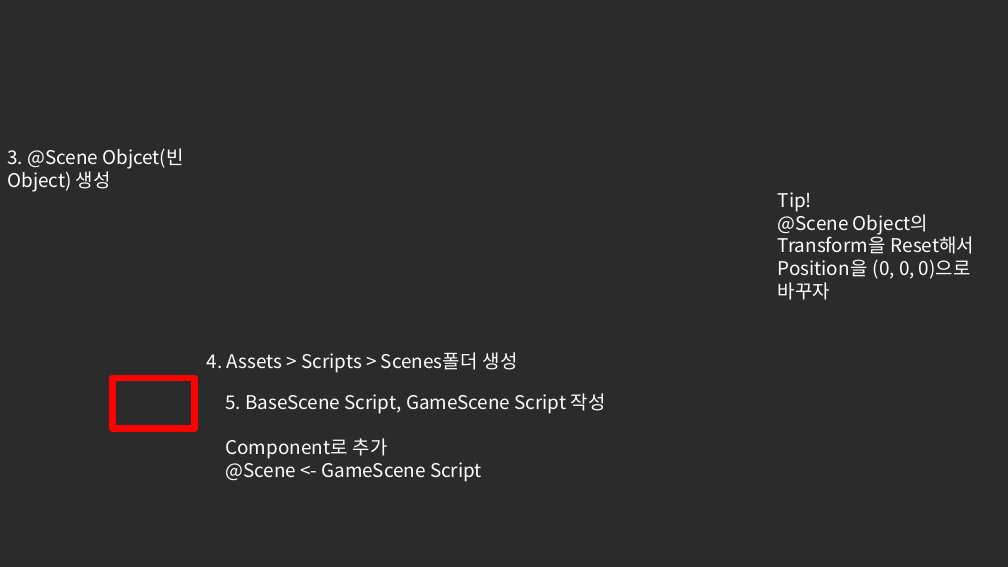
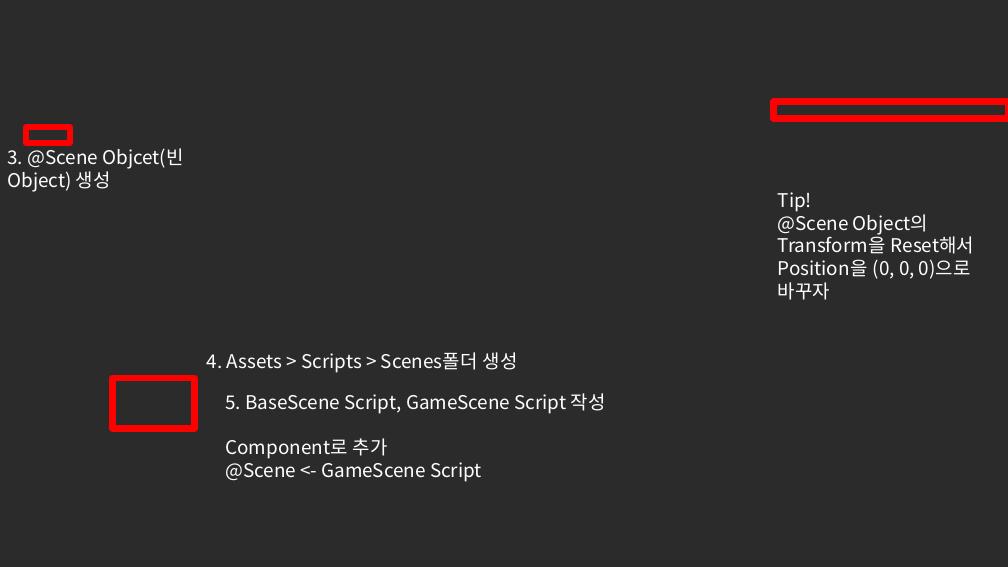
Before and after one commit to Comet-Csms/Unity, a slide deck: slide 5 of Learning Materials/Unity/7. Scene/Scene.pptx. Drawn at 1008x567 pixels with LibreOffice and Linux fonts; fonts in the diff are those of the drawing; background and template pictures are left out; a plain dark background stands for a picture behind light text. Boxes give left, top, right and bottom in pixels: in the first picture for what was removed or moved away, otherwise in the second. Text is boxed around its words. In the diff, an @@ line names an element or a change of style, - is before the commit and + after.

```diff
--- a/Learning Materials/Unity/7. Scene/Scene.pptx
+++ b/Learning Materials/Unity/7. Scene/Scene.pptx
@@ rectangle added at bbox=[774, 101, 1008, 119], outline #FF0000 6 pt @@
@@ rectangle added at bbox=[26, 127, 70, 143], outline #FF0000 6 pt @@
```
Also in this commit, not shown: 1 other slide changed, 3 other files.
